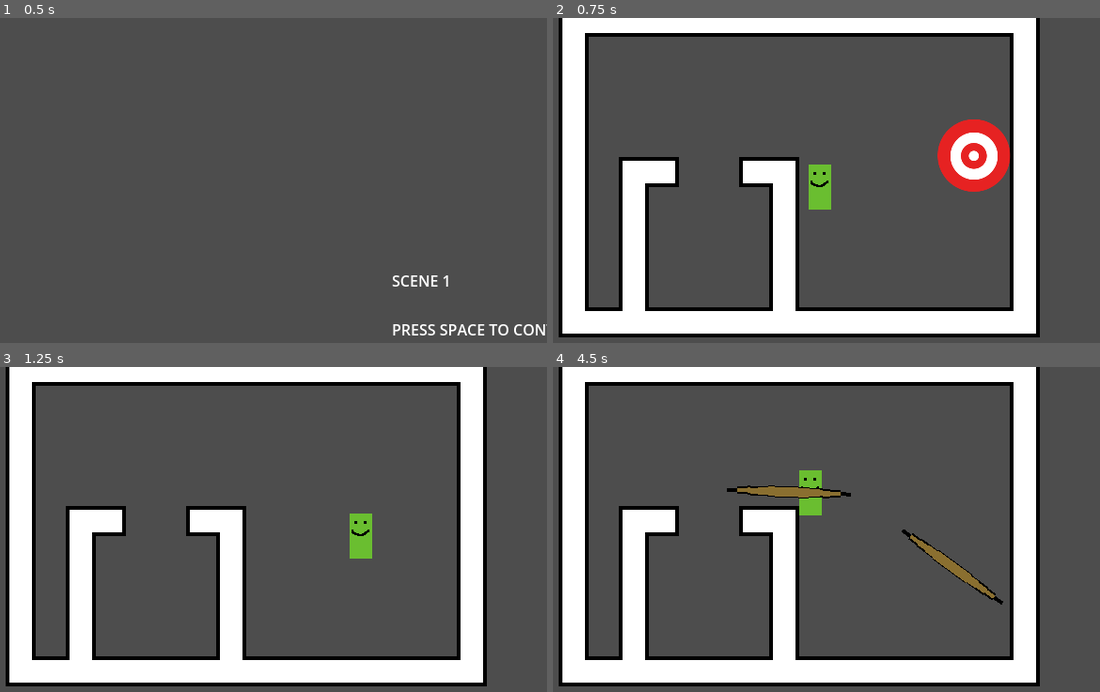
Above: before the commit, frames 1-4 (two rows, left to right).
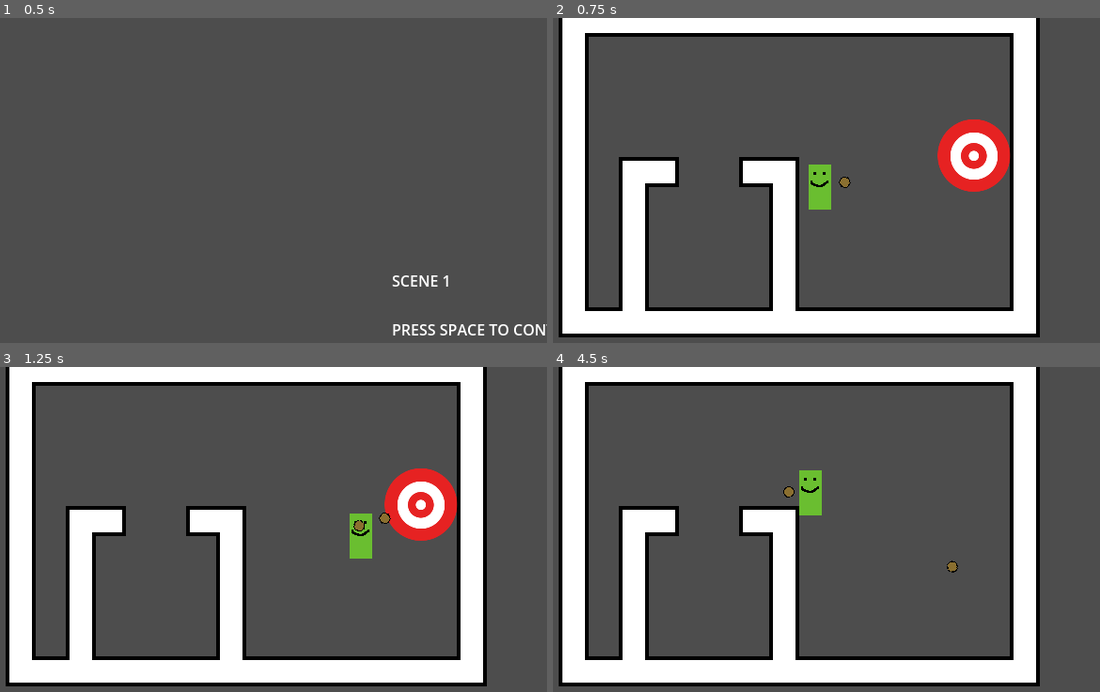
Above: after the commit, the same moments.

Repository: HuskyGameDev/2025f-team5
Game: Godot game, scene res://Game/main.tscn
The game is run twice, just before and just after one commit, with the same random seed, the same clock (stepped at 60 frames per second) and the same inputs.
Inputs (mouse positions are in pixels of both pictures, inside the frame that each line leads up to):
- Up to frame 1 (0.5 s): no input
- Up to frame 2 (0.75 s): tap Space (Dash) at 0.5 s; move the mouse to (930, 170) at 0.52 s; press the mouse at (930, 170) at 0.53 s; hold D (Right) from 0.53 s (still down)
- Up to frame 3 (1.25 s): keep holding D (Right)
- Up to frame 4 (4.5 s): move the mouse to (678, 552) at 1.27 s; release D (Right) at 1.28 s; release the mouse at (678, 552) at 1.28 s; hold S (Down) 1.28-2.03 s; tap Space (Dash) at 1.35 s; click (678, 552) at 1.55 s; move the mouse to (859, 461) at 2.02 s; press the mouse at (859, 461) at 2.03 s; hold D (Right) 2.03-2.78 s; move the mouse to (771, 604) at 2.77 s; release the mouse at (771, 604) at 2.78 s; hold W (Up) 2.78-3.53 s; click (771, 604) at 2.85 s; move the mouse to (979, 588) at 3.52 s; hold Space (Dash) 3.53-4.28 s; hold A (Left) from 3.53 s (still down); click (979, 588) at 3.8 s; move the mouse to (618, 484) at 4.27 s; click (618, 484) at 4.35 s

Frame 1 is identical in both runs. In frame 2, less than 0.1% of the frame differs, in the area x 52-55%, y 48-53%; in frame 3, 2.4%, in the area x 64-84%, y 31-54%; in frame 4, 1.1%.

Commit message:
feat: player dies when shot

Diff:
--- a/Game/enemy_base.gd
+++ b/Game/enemy_base.gd
@@ -9,7 +9,7 @@
 
 	# Insantiates and fires a bullet at the player whenever its attack cooldown expires
 func _on_attack_cooldown_timeout() -> void:
-	var bullet_instance = Bullet.new_bullet(100, Vector2.LEFT, 5, 1)
+	var bullet_instance = Bullet.new_bullet(100, Vector2.LEFT, 5, 1, false)
 	get_parent().add_child(bullet_instance)
 	bullet_instance.position = position + Vector2(-50, 0)
 	bullet_instance.fire()
--- a/Game/player.gd
+++ b/Game/player.gd
@@ -33,7 +33,7 @@
 
 func _process(delta: float) -> void:
 	if Input.is_action_pressed("PrimaryAction") && can_shoot:
-		var shot = Bullet.new_bullet(shootspeed, get_global_mouse_position(), shoot_range, damage)
+		var shot = Bullet.new_bullet(shootspeed, get_global_mouse_position(), shoot_range, damage, true)
 		get_parent().add_child(shot)
 		shot.position = self.position
 		shot.fire()
--- a/Game/player.tscn
+++ b/Game/player.tscn
@@ -8,8 +8,8 @@
 size = Vector2(24, 48)
 
 [node name="Player" type="CharacterBody2D" groups=["player"]]
-collision_layer = 3
-collision_mask = 3
+collision_layer = 2
+collision_mask = 2
 script = ExtResource("1_h4tjw")
 
 [node name="AliveSprite" type="Sprite2D" parent="."]
--- a/Scripts/bullet.gd
+++ b/Scripts/bullet.gd
@@ -16,13 +16,17 @@
 
 
 @warning_ignore("shadowed_variable")
-static func new_bullet(speed: int, direction: Vector2, lifetime: float, damage: float) -> Bullet:
+static func new_bullet(speed: int, direction: Vector2, lifetime: float, damage: float, player_bullet: bool) -> Bullet:
 	var bullet_instance = bullet_scene.instantiate()
 	bullet_instance.set_process(false)
 	bullet_instance.speed = speed
 	bullet_instance.lifetime = lifetime
 	bullet_instance.damage = damage
 	bullet_instance.direction = direction
+	if player_bullet:
+		bullet_instance.collision_layer = 1
+	else:
+		bullet_instance.collision_mask = 2
 	return bullet_instance
 
 func fire() -> void:
@@ -34,13 +38,9 @@
 func _on_body_entered(body) -> void:
 	if body is EnemyBase:
 		body.hit(damage)
-		queue_free()
-	if body.is_in_group("player"):
-		self.scale.x = self.scale.x + 10
-	else:
-		queue_free()
-
-
+	elif body.is_in_group("player"):
+		body.take_damage()
+	queue_free()
 
 
 func despawn() -> void:
